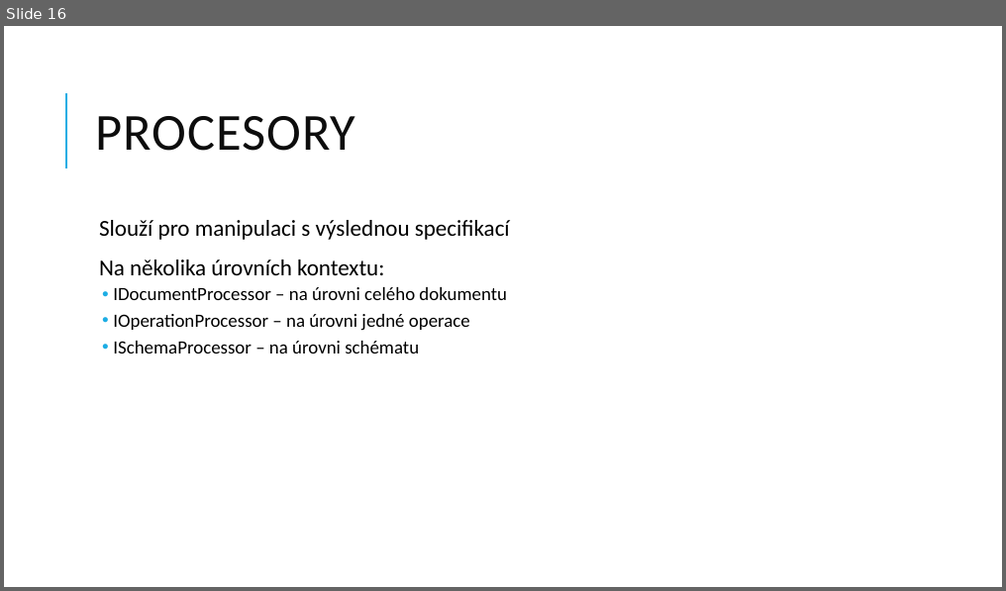
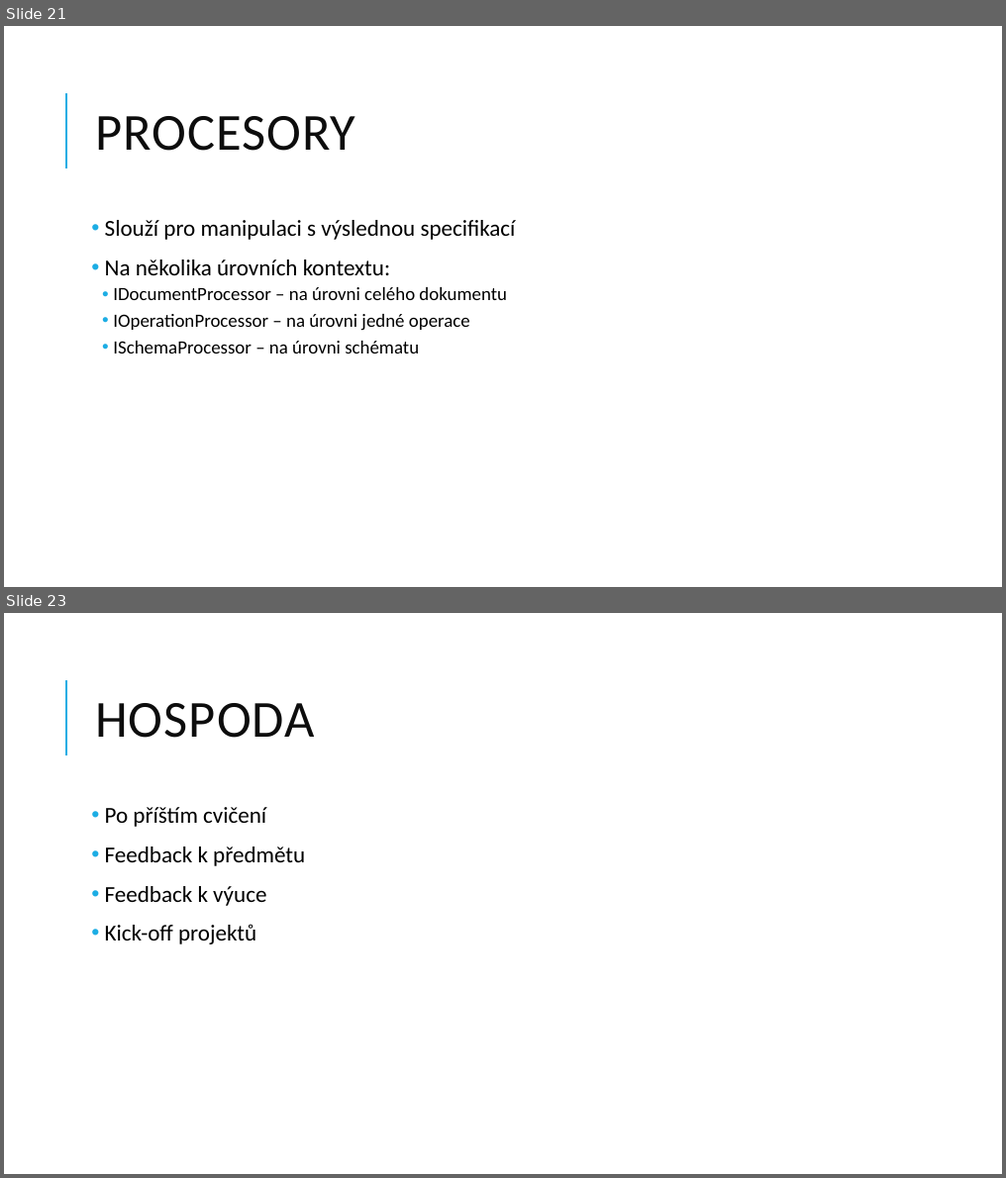
Before and after one commit to jasho/pv239-maui, a slide deck: 06_API/PV239-Xamarin-06_API.pptx. Shown one above the other, each under a label of ours: slide 16 before the commit, slides 21 and 23 after it; the slides between them are not shown. The pictures are 1006x591 and 1006x1178 pixels, drawn with LibreOffice and Linux fonts; fonts in the diff are those of the drawing. Boxes give left, top, right and bottom in pixels: in the first picture for what was removed or moved away, otherwise in the second. Text is boxed around its words. In the diff, an @@ line names an element or a change of style, - is before the commit and + after.

```diff
--- a/06_API/PV239-Xamarin-06_API.pptx
+++ b/06_API/PV239-Xamarin-06_API.pptx
@@ slide 23 added at [4, 613, 1002, 1174], background #FFFFFF; not listed: 1 template element that a slide beside it also shows @@
@@ title added at [95, 703, 315, 738], 50 pt, text #0D0D0D @@
+HOSPODA
@@ text added at [105, 807, 305, 945], 22 pt, text #000000 @@
+• Po příštím cvičení
+• Feedback k předmětu
+• Feedback k výuce
+• Kick-off projektů
@@ what was slide 16 is now slide 21 @@
@@ slide 21 changed as well @@
@@ text at [105, 220, 516, 275]: bullet   to • @@
```
Also in this commit, not shown: 15 other slides changed, 6 other slides added, 11 other files.
